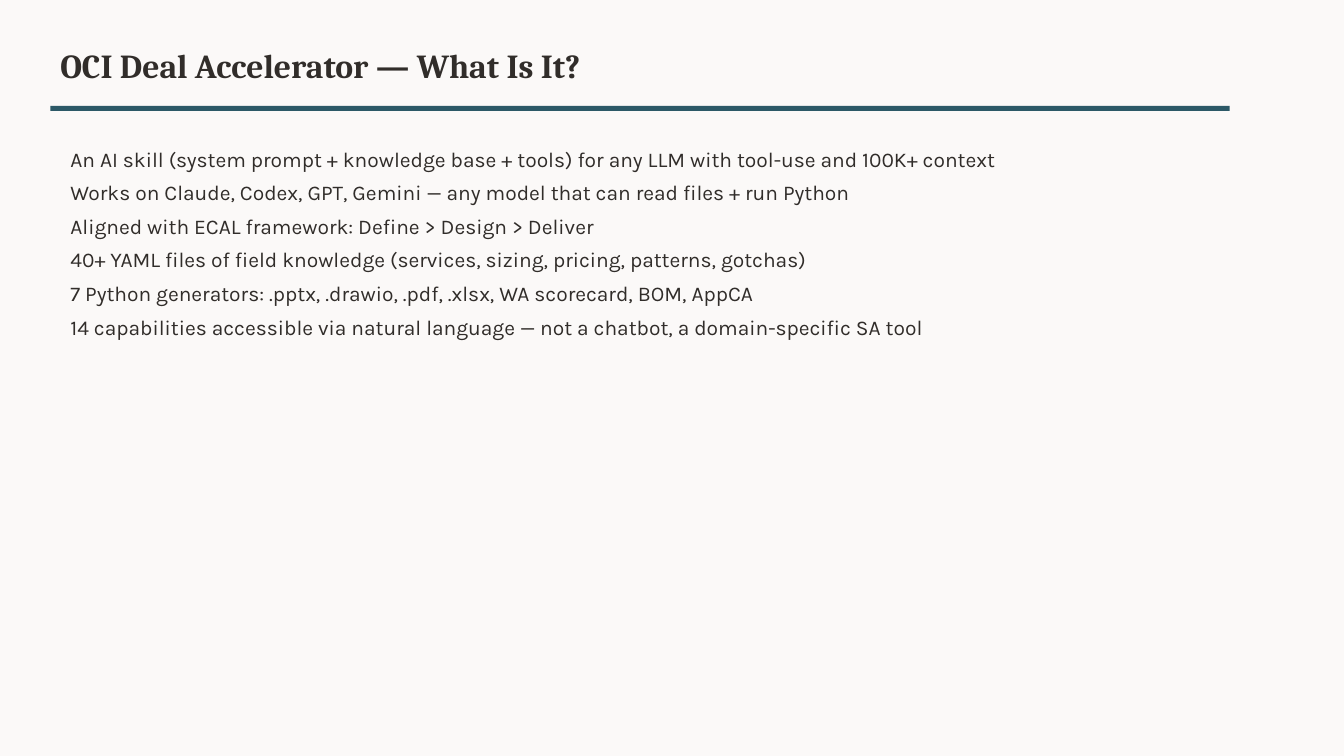
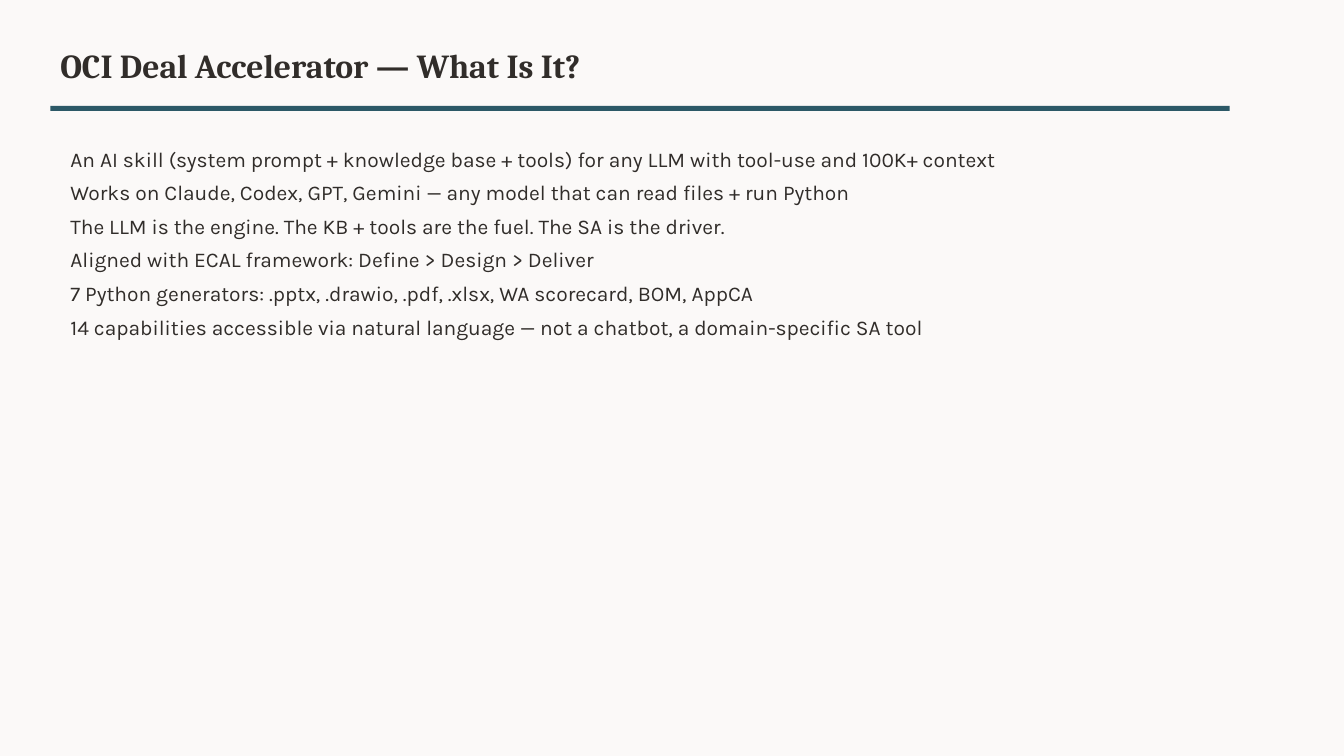
Before and after one commit to Diegoecab/oci-deal-accelerator, a slide deck: slide 5 of examples/output-demo-pharma-mx/demo-presentation.pptx (slide 4 before the commit). Drawn at 1344x756 pixels with LibreOffice and Linux fonts; fonts in the diff are those of the drawing; background and template pictures are left out. Boxes give left, top, right and bottom in pixels: in the first picture for what was removed or moved away, otherwise in the second. Text is boxed around its words. In the diff, an @@ line names an element or a change of style, - is before the commit and + after.

```diff
--- a/examples/output-demo-pharma-mx/demo-presentation.pptx
+++ b/examples/output-demo-pharma-mx/demo-presentation.pptx
@@ text at <box>70,219,725,239</box>: paragraph added @@
+The LLM is the engine. The KB + tools are the fuel. The SA is the driver.
@@ text at <box>70,252,806,272</box>: paragraph removed @@
-40+ YAML files of field knowledge (services, sizing, pricing, patterns, gotchas)
```
Also in this commit, not shown: 1 slide added, 1 other file.
